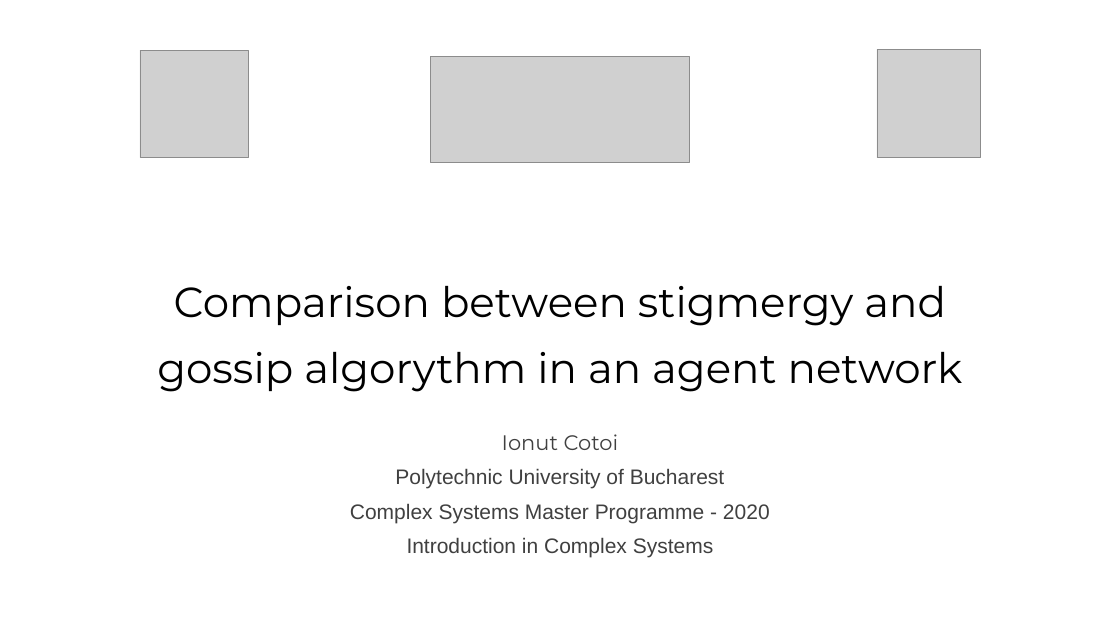
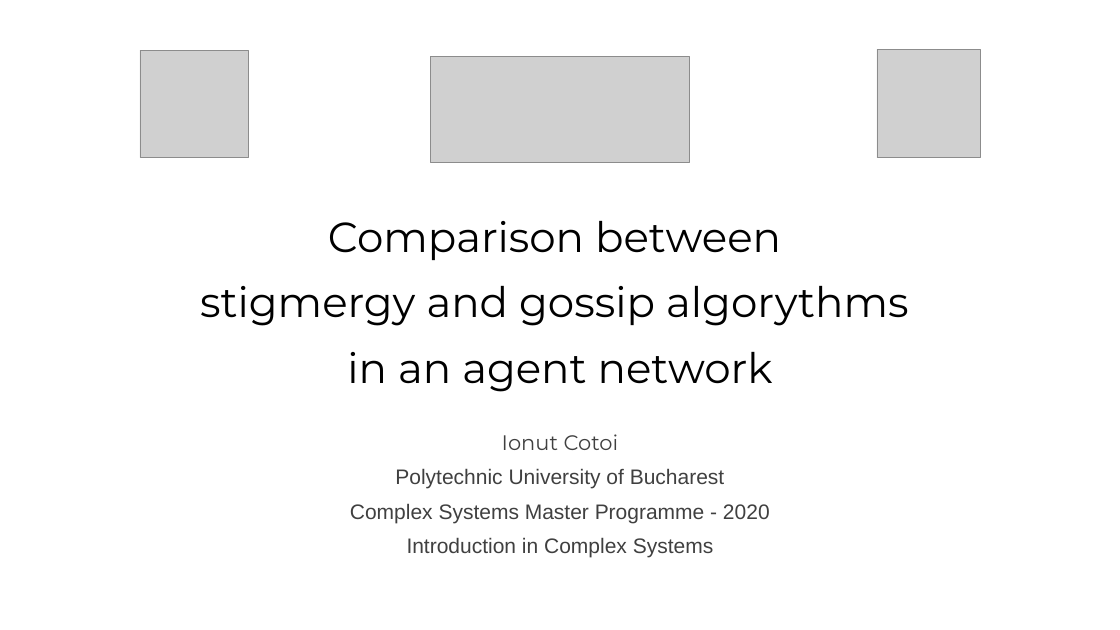
Before and after one commit to icotoi/cs-y1-isc1, a slide deck: slide 1 of slides/Comparison between stigmergy and gossip algorythm in an agent network.pptx. Drawn at 1120x630 pixels with LibreOffice and Linux fonts; fonts in the diff are those of the drawing; grey boxes stand for pictures. Boxes give left, top, right and bottom in pixels: in the first picture for what was removed or moved away, otherwise in the second. Text is boxed around its words. In the diff, an @@ line names an element or a change of style, - is before the commit and + after.

```diff
--- a/slides/Comparison between stigmergy and gossip algorythm in an agent network.pptx
+++ b/slides/Comparison between stigmergy and gossip algorythm in an agent network.pptx
@@ title at (x1=200, y1=221, x2=909, y2=392): text changed @@
-Comparison between stigmergy and gossip algorythm in an agent network
+Comparison between
+stigmergy and gossip algorythms
+in an agent network
```
Also in this commit, not shown: 8 other slides changed.
